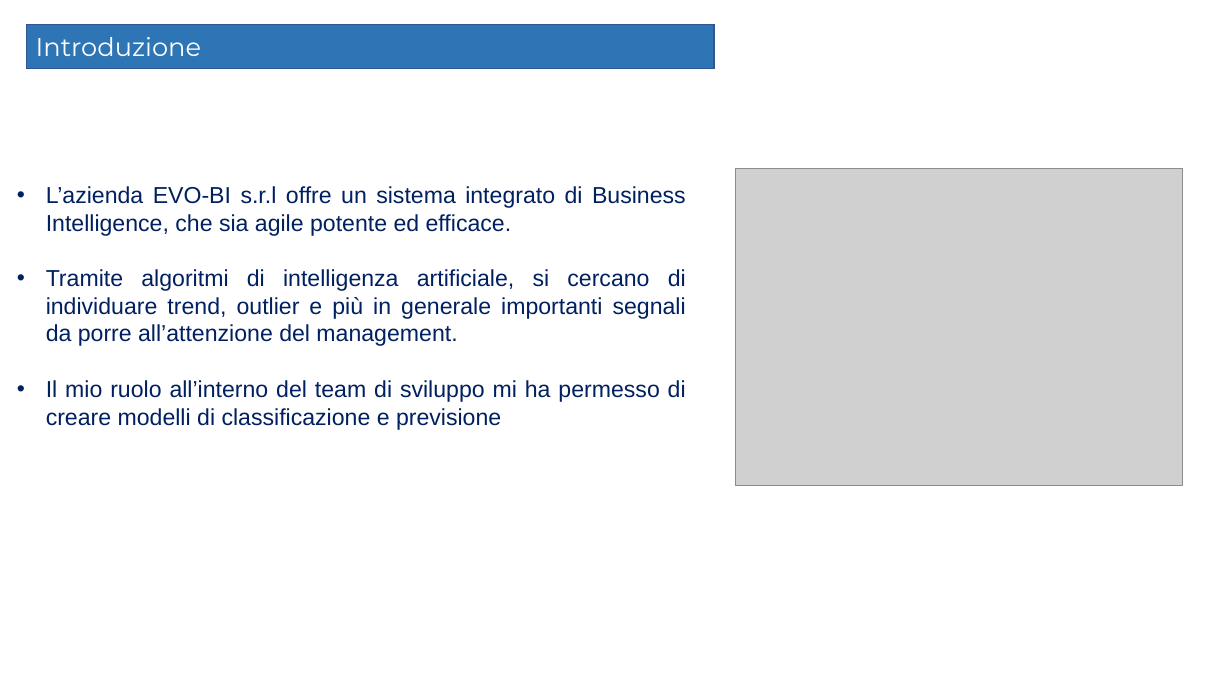
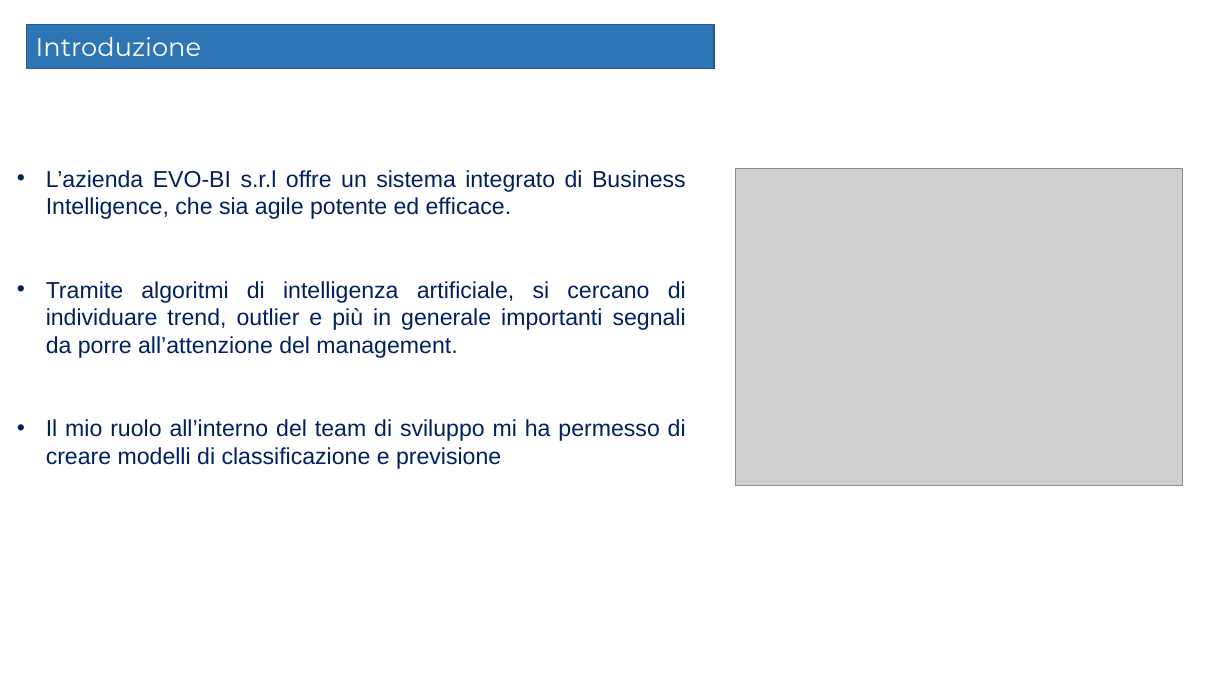
Before and after one commit to Elmaravilla7/Tesi, a slide deck: slide 2 of Presentazione204898.pptx. Drawn at 1232x693 pixels with LibreOffice and Linux fonts; fonts in the diff are those of the drawing; grey boxes stand for pictures. Boxes give left, top, right and bottom in pixels: in the first picture for what was removed or moved away, otherwise in the second. Text is boxed around its words. In the diff, an @@ line names an element or a change of style, - is before the commit and + after.

```diff
--- a/Presentazione204898.pptx
+++ b/Presentazione204898.pptx
@@ text "L’azienda EVO-BI s.r.l offre un ..." rewrapped from [46,186,686,430] to [46,170,686,469] @@
```
Also in this commit, not shown: 6 other slides changed, 1 slide removed.
